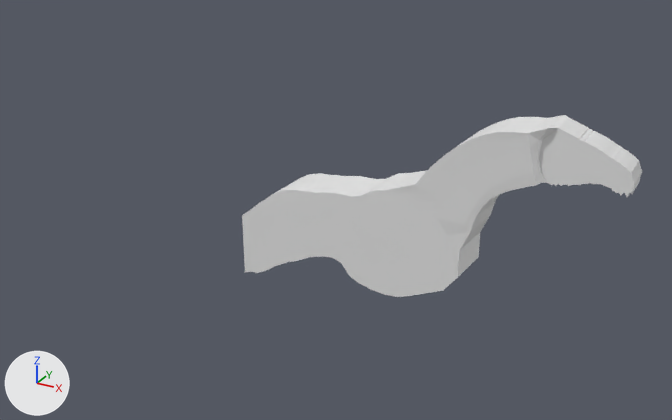
One commit to the Blender file dragon v4.blend: the scene before it, then after it.
Rendered twice from a 50 mm lens placed at (2.18, -7.56, 2.58), pointed at (-2.11, 0.22, -1.31). Every picture has the same lights, and +X, +Y and +Z are marked at lower left.
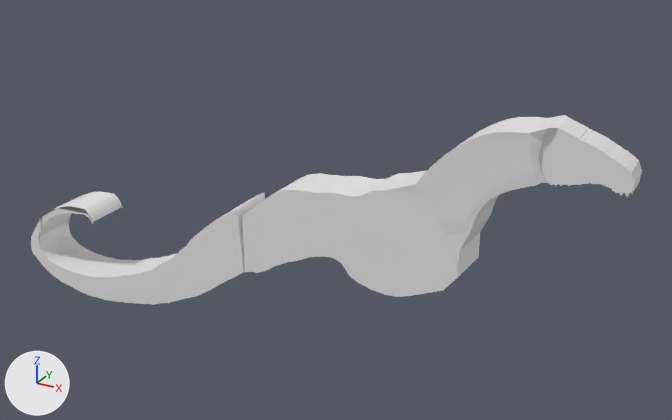
Pixel boxes [x1, y1, x2, y2] of what changed, in the pictures (672 x 420 px):
'Cube', added
    after: [31, 191, 265, 305]

Diff of the bpy script that builds the scene:
```diff
--- a/dragon v4.blend.py
+++ b/dragon v4.blend.py
@@ me_cube_001 @@
+me_cube_001.from_pydata(...)  # 270 vertices, 248 faces; spans x -0.9..18.4, y -0.2..0.4, z -1.4..4.2
@@ ob_cube @@
+ob_cube = bpy.data.objects.new('Cube', me_cube_001)
+ob_cube.location = (-3.053, -0.005, -1.669)
+ob_cube.scale = (-0.163, -0.954, -0.29)
```
